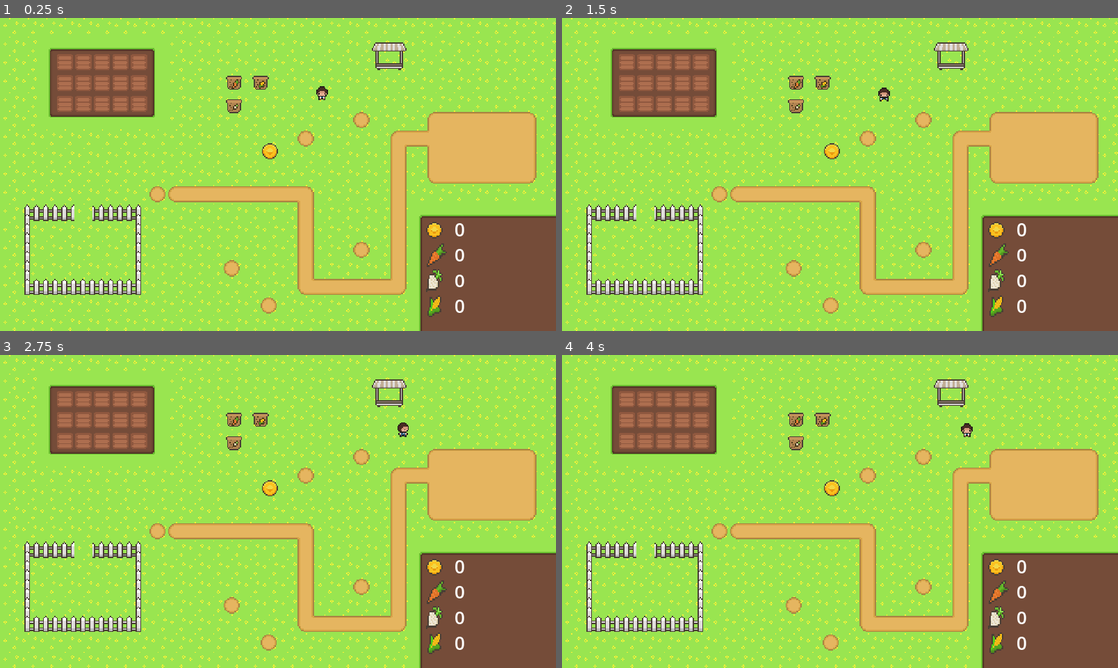
Above: before the commit, frames 1-4 (two rows, left to right).
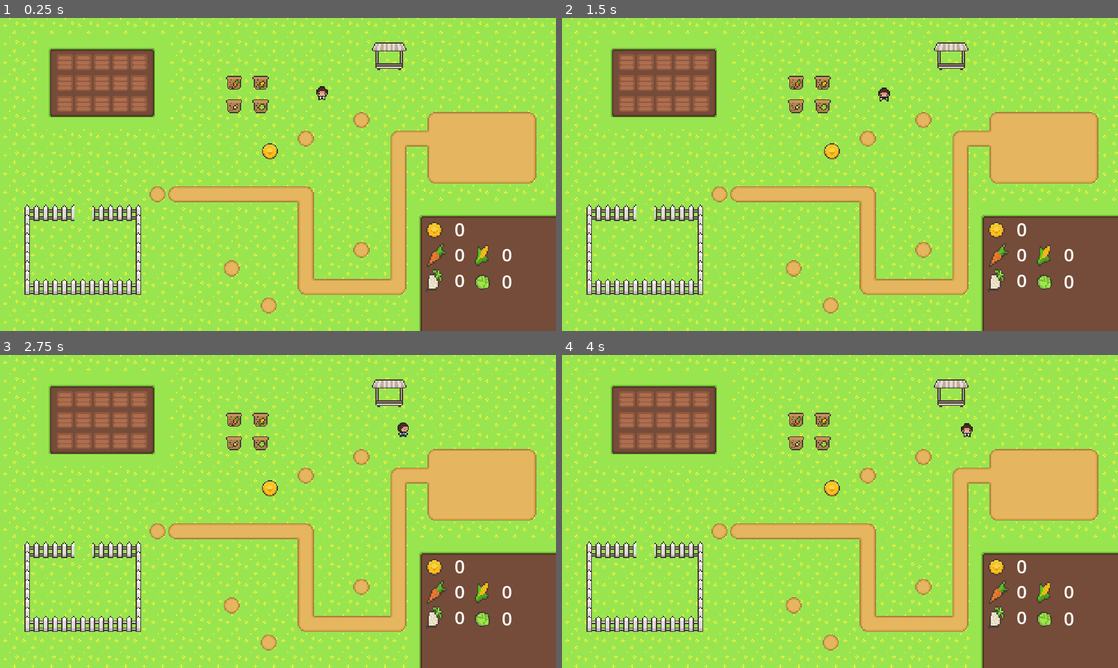
Above: after the commit, the same moments.

Repository: Ahmed-Dadousha/Family-Farm
Game: Godot game, scene res://Scenes/Levels/game.tscn
Two runs of this game, one before a commit and one after it. Both use one fixed random seed, a clock stepped at 60 frames per second and the inputs below.
Inputs (mouse positions are in pixels of both pictures, inside the frame that each line leads up to):
- Up to frame 1 (0.25 s): no input
- Up to frame 2 (1.5 s): drag from (628, 61) to (701, 102) at 0.52 s; drag from (628, 83) to (812, 237) at 1.27 s
- Up to frame 3 (2.75 s): move the mouse to (66, 439) at 2.02 s; press the mouse at (66, 439) at 2.03 s; hold D (right) from 2.03 s (still down)
- Up to frame 4 (4 s): release D (right) at 2.75 s; release the mouse at (628, 439) at 2.75 s; drag from (645, 398) to (673, 464) at 2.77 s; tap Enter at 3.5 s; drag from (645, 420) to (867, 511) at 3.52 s

The runs differ from the first frame. In frame 1, 0.6% of the frame differs, in the area x 45-92%, y 26-96%; in frame 2, 0.6%; in frame 3, 0.6%; in frame 4, 0.6%.

Commit message:
Feat: Cabbage

Diff:
--- a/Scenes/Levels/game.tscn
+++ b/Scenes/Levels/game.tscn
@@ -7,6 +7,7 @@
 [ext_resource type="PackedScene" uid="uid://bms87kalqwjfi" path="res://Scenes/Statics/growning_zone.tscn" id="4_ryis1"]
 [ext_resource type="PackedScene" uid="uid://ccex52g5e4oey" path="res://Scenes/Characters/player.tscn" id="6_csa86"]
 [ext_resource type="PackedScene" uid="uid://dhns1ns4iwdae" path="res://Scenes/Statics/corn_seedpack.tscn" id="6_dge3g"]
+[ext_resource type="PackedScene" uid="uid://bvkjjbgenibev" path="res://Scenes/Statics/cabbage_seedpack.tscn" id="7_8rc78"]
 [ext_resource type="PackedScene" uid="uid://d2imb1amihj2w" path="res://Scenes/Statics/sell_zone.tscn" id="7_frcfd"]
 
 [sub_resource type="TileSetAtlasSource" id="TileSetAtlasSource_yn5ci"]
@@ -238,6 +239,21 @@
 "speed": 0.0
 }]
 
+[sub_resource type="AtlasTexture" id="AtlasTexture_aune1"]
+atlas = ExtResource("1_3hh6q")
+region = Rect2(0, 48, 16, 16)
+
+[sub_resource type="SpriteFrames" id="SpriteFrames_nqib0"]
+animations = [{
+"frames": [{
+"duration": 1.0,
+"texture": SubResource("AtlasTexture_aune1")
+}],
+"loop": false,
+"name": &"default",
+"speed": 0.0
+}]
+
 [node name="Game" type="Node2D"]
 script = ExtResource("1_064u5")
 
@@ -307,6 +323,9 @@
 
 [node name="corn_seedpack" parent="seedPacks" instance=ExtResource("6_dge3g")]
 position = Vector2(225, 56)
+
+[node name="cabbage_seedpack" parent="seedPacks" instance=ExtResource("7_8rc78")]
+position = Vector2(225, 76)
 
 [node name="Counts" type="Node2D" parent="."]
 position = Vector2(375, 220)
@@ -359,7 +378,7 @@
 vertical_alignment = 1
 
 [node name="Corns" type="Node2D" parent="Counts"]
-position = Vector2(0, 25)
+position = Vector2(41, -19)
 
 [node name="CornIcon" type="AnimatedSprite2D" parent="Counts/Corns"]
 position = Vector2(-1, 4.5)
@@ -374,6 +393,24 @@
 text = "0"
 horizontal_alignment = 1
 vertical_alignment = 1
+metadata/_edit_use_anchors_ = true
+
+[node name="Cabbages" type="Node2D" parent="Counts"]
+position = Vector2(42, 4)
+
+[node name="CabbageIcon" type="AnimatedSprite2D" parent="Counts/Cabbages"]
+position = Vector2(-1, 4.5)
+sprite_frames = SubResource("SpriteFrames_nqib0")
+
+[node name="CabbageText" type="Label" parent="Counts/Cabbages"]
+offset_left = 16.0
+offset_top = -8.0
+offset_right = 26.0
+offset_bottom = 15.0
+text = "0"
+horizontal_alignment = 1
+vertical_alignment = 1
+metadata/_edit_use_anchors_ = true
 
 [node name="sell_zone" parent="." instance=ExtResource("7_frcfd")]
 position = Vector2(233, 115)
--- /dev/null
+++ b/Scenes/Statics/cabbage_seedpack.tscn
@@ -0,0 +1,36 @@
+[gd_scene load_steps=6 format=3 uid="uid://bvkjjbgenibev"]
+
+[ext_resource type="Script" path="res://Scripts/cabbage_seedpack.gd" id="1_tge36"]
+[ext_resource type="Texture2D" uid="uid://6o0y52dm1hqi" path="res://Assets/farmingTilesheetComplete.png" id="2_1n4ao"]
+
+[sub_resource type="AtlasTexture" id="AtlasTexture_rnyd3"]
+atlas = ExtResource("2_1n4ao")
+region = Rect2(64, 48, 16, 16)
+
+[sub_resource type="SpriteFrames" id="SpriteFrames_7tjvk"]
+animations = [{
+"frames": [{
+"duration": 1.0,
+"texture": SubResource("AtlasTexture_rnyd3")
+}],
+"loop": false,
+"name": &"default",
+"speed": 0.0
+}]
+
+[sub_resource type="CircleShape2D" id="CircleShape2D_pkk3w"]
+radius = 6.0
+
+[node name="cabbage_seedpack" type="Node2D"]
+script = ExtResource("1_tge36")
+
+[node name="AnimatedSprite2D" type="AnimatedSprite2D" parent="."]
+sprite_frames = SubResource("SpriteFrames_7tjvk")
+
+[node name="Area2D" type="Area2D" parent="."]
+
+[node name="CollisionShape2D" type="CollisionShape2D" parent="Area2D"]
+shape = SubResource("CircleShape2D_pkk3w")
+
+[connection signal="mouse_entered" from="Area2D" to="." method="_on_area_2d_mouse_entered"]
+[connection signal="mouse_exited" from="Area2D" to="." method="_on_area_2d_mouse_exited"]
--- a/Scenes/Statics/growning_zone.tscn
+++ b/Scenes/Statics/growning_zone.tscn
@@ -20,6 +20,18 @@
 
 [sub_resource type="RectangleShape2D" id="RectangleShape2D_utkgj"]
 size = Vector2(14, 14)
+
+[sub_resource type="AtlasTexture" id="AtlasTexture_64l41"]
+atlas = ExtResource("1_cuuym")
+region = Rect2(48, 48, 16, 16)
+
+[sub_resource type="AtlasTexture" id="AtlasTexture_6n8j5"]
+atlas = ExtResource("1_cuuym")
+region = Rect2(32, 48, 16, 16)
+
+[sub_resource type="AtlasTexture" id="AtlasTexture_66hyi"]
+atlas = ExtResource("1_cuuym")
+region = Rect2(16, 48, 16, 16)
 
 [sub_resource type="AtlasTexture" id="AtlasTexture_m05ey"]
 atlas = ExtResource("1_cuuym")
@@ -63,6 +75,20 @@
 
 [sub_resource type="SpriteFrames" id="SpriteFrames_7adm5"]
 animations = [{
+"frames": [{
+"duration": 1.0,
+"texture": SubResource("AtlasTexture_64l41")
+}, {
+"duration": 1.0,
+"texture": SubResource("AtlasTexture_6n8j5")
+}, {
+"duration": 1.0,
+"texture": SubResource("AtlasTexture_66hyi")
+}],
+"loop": false,
+"name": &"cabbage_growing",
+"speed": 0.0
+}, {
 "frames": [{
 "duration": 1.0,
 "texture": SubResource("AtlasTexture_m05ey")
@@ -139,8 +165,12 @@
 [node name="corn_grow_timer" type="Timer" parent="."]
 wait_time = 5.0
 
+[node name="cabbage_grow_timer" type="Timer" parent="."]
+wait_time = 5.0
+
 [connection signal="area_entered" from="Area2D" to="." method="_on_area_2d_area_entered"]
 [connection signal="input_event" from="Area2D" to="." method="_on_area_2d_input_event"]
 [connection signal="timeout" from="carrot_grow_timer" to="." method="_on_carrot_grow_timer_timeout"]
 [connection signal="timeout" from="onion_grow_timer" to="." method="_on_onion_grow_timer_timeout"]
 [connection signal="timeout" from="corn_grow_timer" to="." method="_on_corn_grow_timer_timeout"]
+[connection signal="timeout" from="cabbage_grow_timer" to="." method="_on_cabbage_grow_timer_timeout"]
--- a/Scripts/GameManager.gd
+++ b/Scripts/GameManager.gd
@@ -1,11 +1,13 @@
 extends Node
 
 
-var planedSelected: int = 1 # 1 => Carrots # 2 => Onion # 3 => Corn
+var planedSelected: int = 1 # 1 => Carrot # 2 => Onion # 3 => Corn # 4 Cabbage
 
-var carrotsCount: int = 0
-var onionsCount: int = 0
+#  CROPS
+var carrotCount: int = 0
+var onionCount: int = 0
 var cornCount: int = 0
 var cabbageCount: int = 0
+
 var Coins: int = 0
 var is_dragging: bool = false
--- /dev/null
+++ b/Scripts/cabbage_seedpack.gd
@@ -0,0 +1,5 @@
+extends seed_pack
+
+
+func _ready():
+	seed_type = 4 # 4 for Cabbage
--- a/Scripts/game.gd
+++ b/Scripts/game.gd
@@ -3,7 +3,8 @@
 
 # Called every frame. 'delta' is the elapsed time since the previous frame.
 func _process(_delta):
-	$Counts/Carrots/CarrotText.text = str(GameManager.carrotsCount)
-	$Counts/Onions/OnionText.text = str(GameManager.onionsCount)
+	$Counts/Carrots/CarrotText.text = str(GameManager.carrotCount)
+	$Counts/Onions/OnionText.text = str(GameManager.onionCount)
 	$Counts/Corns/CornText.text = str(GameManager.cornCount)
+	$Counts/Cabbages/CabbageText.text = str(GameManager.cabbageCount)
 	$Counts/Coins/CoinsText.text = str(GameManager.Coins)
--- a/Scripts/growning_zone.gd
+++ b/Scripts/growning_zone.gd
@@ -3,6 +3,9 @@
 var plant: int = GameManager.planedSelected
 var is_growing: bool = false
 var grown: bool = false
+
+func _ready():
+	$plant.play("none")
 
 func _physics_process(_delta):
 	if !is_growing:
@@ -22,7 +25,10 @@
 			is_growing = true
 			$corn_grow_timer.start()
 			$plant.play("corn_growing")
-
+		elif plant == 4:
+			is_growing = true
+			$cabbage_grow_timer.start()
+			$plant.play("cabbage_growing")
 	else:
 		print("Plant is already grown here!")
 
@@ -50,16 +56,24 @@
 		$plant.frame = 2
 		grown = true
 
+func _on_cabbage_grow_timer_timeout():
+	if $plant.frame == 0:
+		$plant.frame = 1
+		$cabbage_grow_timer.start()
+	elif $plant.frame == 1:
+		$plant.frame = 2
+		grown = true
+
 func _on_area_2d_input_event(_viewport, _event, _shape_idx):
 	if Input.is_action_just_pressed("click"):
 		if grown:
 			if plant == 1:
-				GameManager.carrotsCount += 1
+				GameManager.carrotCount += 1
 				is_growing = false
 				grown = false
 				$plant.play("none")
 			elif plant == 2:
-				GameManager.onionsCount += 1
+				GameManager.onionCount += 1
 				is_growing = false
 				grown = false
 				$plant.play("none")
@@ -68,3 +82,8 @@
 				is_growing = false
 				grown = false
 				$plant.play("none")
+			elif plant == 4:
+				GameManager.cabbageCount += 1
+				is_growing = false
+				grown = false
+				$plant.play("none")
--- a/Scripts/sell_zone.gd
+++ b/Scripts/sell_zone.gd
@@ -3,15 +3,18 @@
 
 func _on_body_entered(body):
 	if body.is_in_group("player"):
-		var carrots: int = GameManager.carrotsCount
-		var onions: int = GameManager.onionsCount
-		var corn: int = GameManager.cornCount
+		var carrots: int = GameManager.carrotCount
+		var onions: int = GameManager.onionCount
+		var corns: int = GameManager.cornCount
+		var cabbages: int = GameManager.cabbageCount
+
 		var coins: int = GameManager.Coins
 
-		coins += (carrots * 5) + (onions * 8) + (corn * 11)
+		coins += (carrots * 5) + (onions * 8) + (corns * 11) + (cabbages * 14)
 
 		GameManager.Coins = coins
 
-		GameManager.carrotsCount = 0
-		GameManager.onionsCount = 0
+		GameManager.carrotCount = 0
+		GameManager.onionCount = 0
 		GameManager.cornCount = 0
+		GameManager.cabbageCount = 0
Not shown: 1 places in Scenes/Levels/game.tscn that only renumber resources
Not shown: 1 places in Scenes/Statics/growning_zone.tscn that only renumber resources
